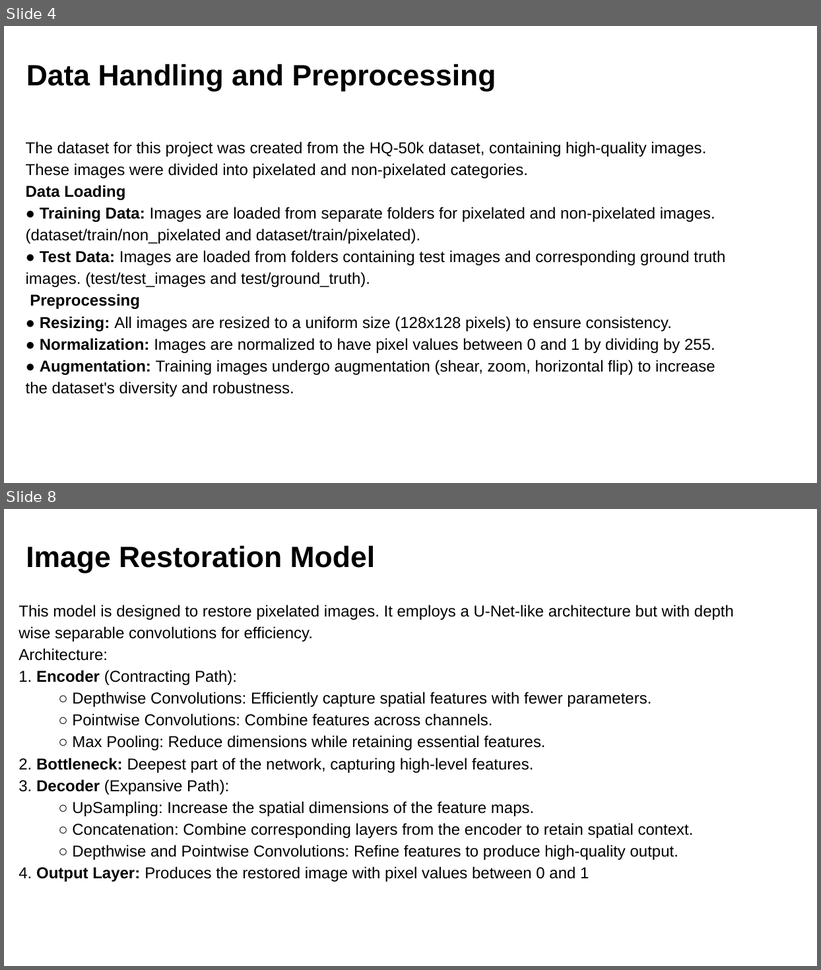
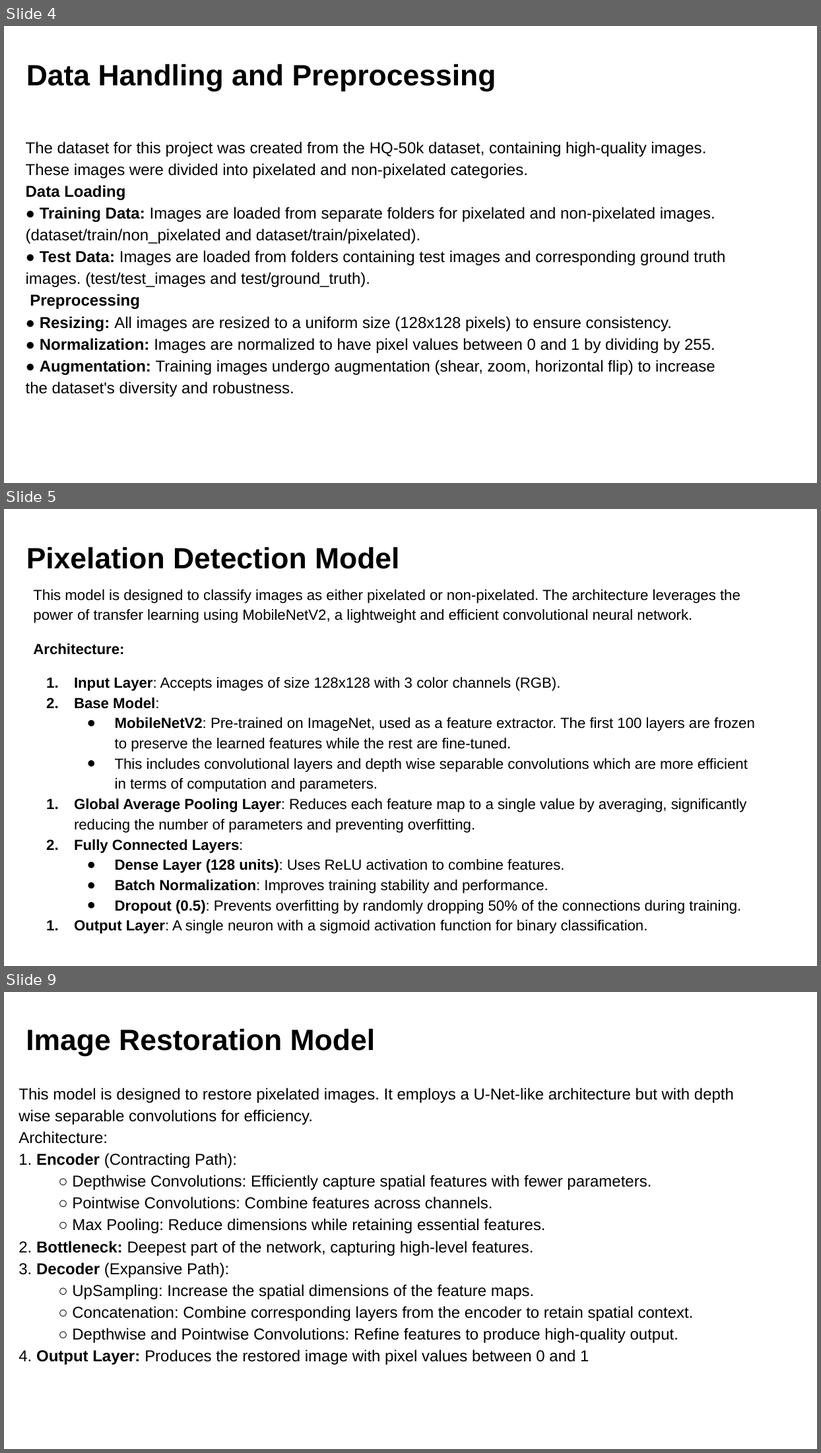
Before and after one commit to nitesh030923/Pixelation-Detection-And-Restoration, a slide deck: Documentation/Intel_Unnati_Submission.pptx. Shown one above the other, each under a label of ours: slides 4 and 8 before the commit, slides 4, 5 and 9 after it; the slides between them are not shown. The pictures are 821x970 and 821x1453 pixels, drawn with LibreOffice and Linux fonts; fonts in the diff are those of the drawing; background and template pictures are left out. Boxes give left, top, right and bottom in pixels: in the first picture for what was removed or moved away, otherwise in the second. Text is boxed around its words. In the diff, an @@ line names an element or a change of style, - is before the commit and + after.

```diff
--- a/Documentation/Intel_Unnati_Submission.pptx
+++ b/Documentation/Intel_Unnati_Submission.pptx
@@ slide 5 added at (4,509,817,966), background #FFFFFF @@
@@ title added at (26,547,399,569), 26 pt, text #000000, bold @@
+Pixelation Detection Model
@@ text added at (33,590,755,934), 13 pt, text #000000 @@
+This model is designed to classify images as either pixelated or non-pixelated. The architecture leverages the power of transfer learning using MobileNetV2, a lightweight and efficient convolutional neural network.
+Architecture:
+1. Input Layer: Accepts images of size 128x128 with 3 color channels (RGB).
+2. Base Model:
+● MobileNetV2: Pre-trained on ImageNet, used as a feature extractor. The first 100 layers are frozen to preserve the learned features while the rest are fine-tuned.
+● This includes convolutional layers and depth wise separable convolutions which are more efficient in terms of computation and parameters.
+1. Global Average Pooling Layer: Reduces each feature map to a single value by averaging, significantly reducing the number of parameters and preventing overfitting.
+2. Fully Connected Layers:
+● Dense Layer (128 units): Uses ReLU activation to combine features.
+● Batch Normalization: Improves training stability and performance.
+● Dropout (0.5): Prevents overfitting by randomly dropping 50% of the connections during training.
+1. Output Layer: A single neuron with a sigmoid activation function for binary classification.
@@ what was slide 8 is now slide 9 @@
```
Also in this commit, not shown: 5 slides changed, 1 other slide added, 1 slide removed.
